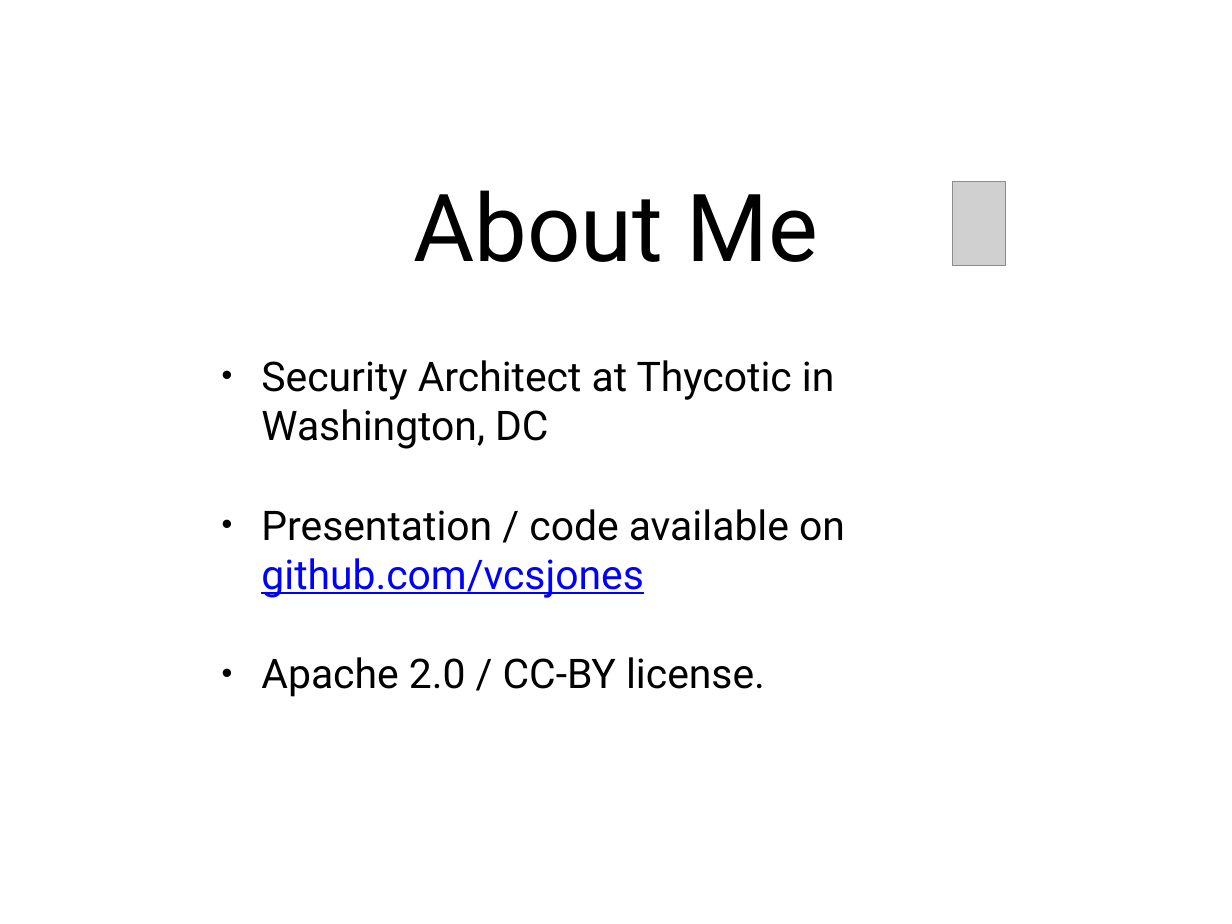
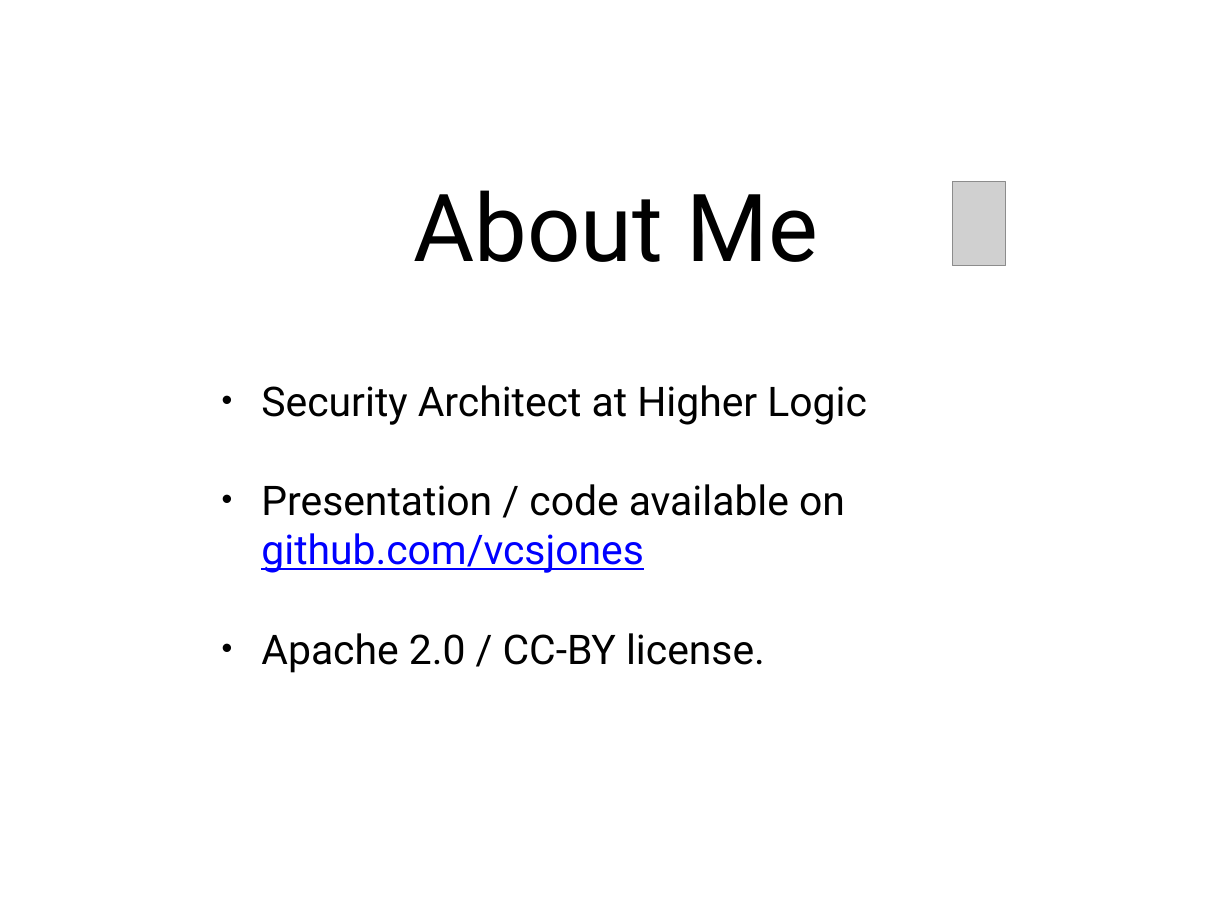
Before and after one commit to vcsjones/Presentations, a slide deck: slide 2 of HRNUG.2015.02/ASPNET Security.pptx. Drawn at 1232x924 pixels with LibreOffice and Linux fonts; fonts in the diff are those of the drawing; grey boxes stand for pictures. Boxes give left, top, right and bottom in pixels: in the first picture for what was removed or moved away, otherwise in the second. Text is boxed around its words. In the diff, an @@ line names an element or a change of style, - is before the commit and + after.

```diff
--- a/HRNUG.2015.02/ASPNET Security.pptx
+++ b/HRNUG.2015.02/ASPNET Security.pptx
@@ text at [261, 385, 867, 425]: text changed @@
-• Security Architect at Thycotic in Washington, DC
+• Security Architect at Higher Logic
```
Also in this commit, not shown: 1 other slide changed, 1 slide removed, 1 other file.
